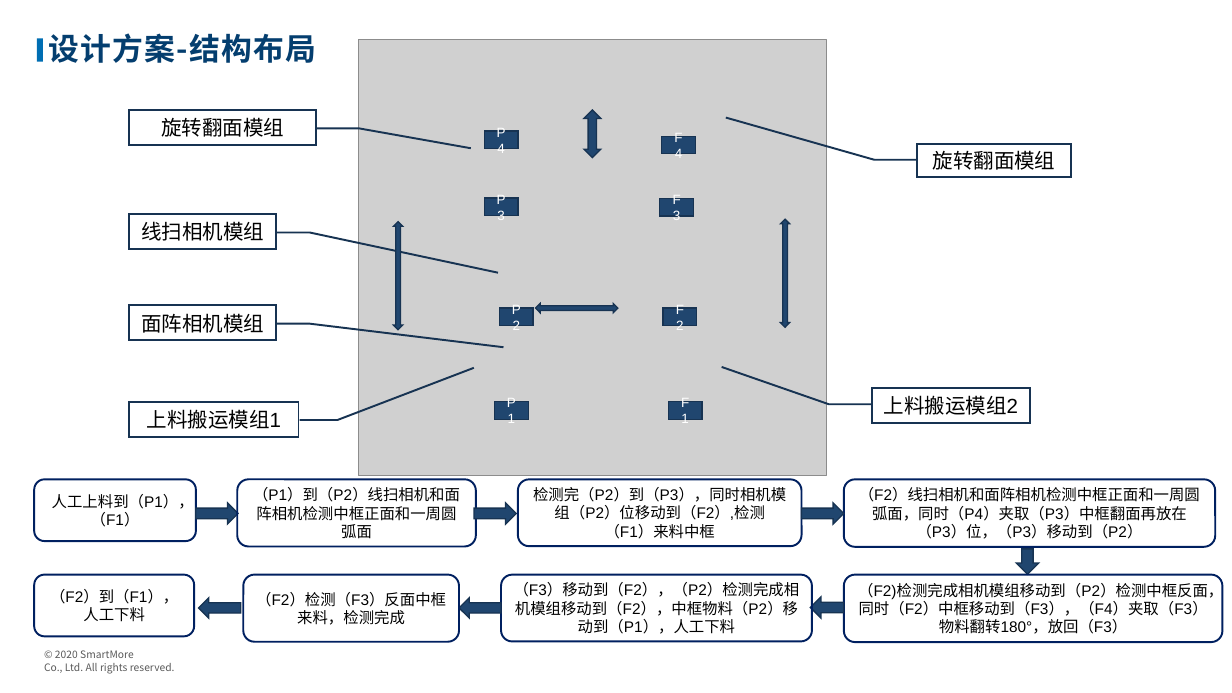
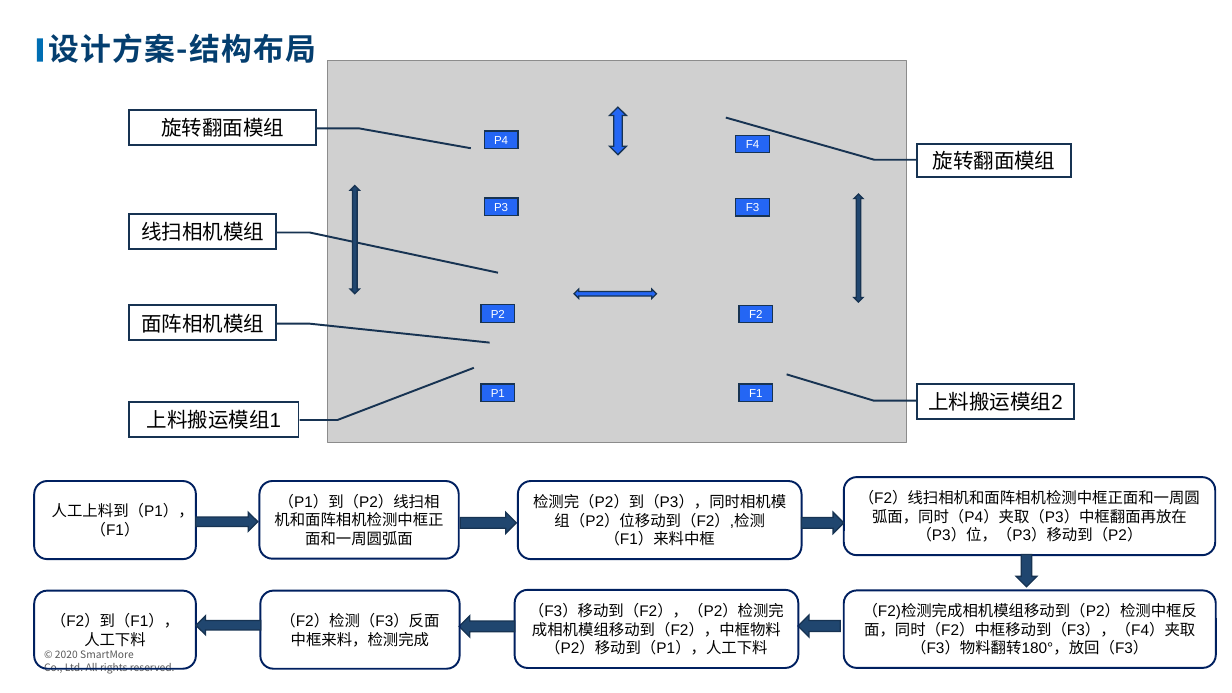
Before and after one commit to wanglvhh/Solution_2021, a slide deck: slide 10 of 2021/11/观澜富士康项目/样机方案/中框检测样机解决方案.pptx. Drawn at 1232x693 pixels with LibreOffice and Linux fonts; fonts in the diff are those of the drawing; grey boxes stand for pictures; background and template pictures are left out. Boxes give left, top, right and bottom in pixels: in the first picture for what was removed or moved away, otherwise in the second. Text is boxed around its words. In the diff, an @@ line names an element or a change of style, - is before the commit and + after.

Commit message:
Update 手机中框样机方案

```diff
--- a/2021/11/观澜富士康项目/样机方案/中框检测样机解决方案.pptx
+++ b/2021/11/观澜富士康项目/样机方案/中框检测样机解决方案.pptx
@@ picture: place and size @@
-picture at (359,40,827,476)
+picture at (328,61,908,443)
@@ left right arrow: place and size @@
-left right arrow at (584,110,601,158)
+left right arrow at (610,107,627,155)
@@ left right arrow at (610,107,627,155): fill #20466F to #2466F4 @@
@@ rectangle "F4": place and size @@
-rectangle "F4" at (662,137,695,154)
+rectangle "F4" at (736,135,769,152)
@@ left right arrow: place and size @@
-left right arrow at (393,221,403,329)
+left right arrow at (350,185,359,293)
@@ rectangle "F3": place and size @@
-rectangle "F3" at (660,199,693,216)
+rectangle "F3" at (736,199,769,216)
@@ left right arrow: place and size @@
-left right arrow at (781,220,790,328)
+left right arrow at (854,194,864,302)
@@ left right arrow at (574,289,656,299): fill #20466F to #2466F4 @@
@@ left right arrow: place and size @@
-left right arrow at (536,303,618,312)
+left right arrow at (574,289,656,299)
@@ rectangle "P2": place and size @@
-rectangle "P2" at (500,308,533,325)
+rectangle "P2" at (481,305,514,323)
@@ rectangle "F2": place and size @@
-rectangle "F2" at (664,308,697,325)
+rectangle "F2" at (739,305,773,323)
@@ rectangle "P1": place and size @@
-rectangle "P1" at (494,402,528,420)
+rectangle "P1" at (481,384,514,402)
@@ size 10.5 to 9 pt; fill #20466F to #2466F4 in 8 elements at (484,198,518,215), (484,131,518,149), (481,305,514,323), (481,384,514,402), (736,199,769,216), (736,135,769,152), (739,305,773,323), (739,384,773,402) @@
@@ rectangle "F1": place and size @@
-rectangle "F1" at (668,402,701,420)
+rectangle "F1" at (739,384,773,402)
@@ border callout "上料搬运模组2": place and size @@
-border callout "上料搬运模组2" at (872,388,1030,423)
+border callout "上料搬运模组2" at (917,384,1074,420)
@@ border callout "上料搬运模组2" at (917,384,1074,420): proportions changed @@
@@ rounded rectangle "（F2）线扫相机和面阵相机检测中框正面和一周圆弧面，同时（P4）夹取（P3）中框翻面再放在（P3）位，（P3）移动到（P ...": place and size @@
-rounded rectangle "（F2）线扫相机和面阵相机检测中框正面和一周圆弧面，同时（P4）夹取（P3）中框翻面再放在（P3）位，（P3）移动到（P ..." at (844,480,1215,547)
+rounded rectangle "（F2）线扫相机和面阵相机检测中框正面和一周圆弧面，同时（P4）夹取（P3）中框翻面再放在（P3）位，（P3）移动到（P ..." at (844,477,1215,555)
@@ rounded rectangle "人工上料到（P1），（F1）": place and size @@
-rounded rectangle "人工上料到（P1），（F1）" at (34,480,196,542)
+rounded rectangle "人工上料到（P1），（F1）" at (34,482,196,560)
@@ rounded rectangle "（P1）到（P2）线扫相机和面阵相机检测中框正面和一周圆弧面": place and size @@
-rounded rectangle "（P1）到（P2）线扫相机和面阵相机检测中框正面和一周圆弧面" at (238,480,476,547)
+rounded rectangle "（P1）到（P2）线扫相机和面阵相机检测中框正面和一周圆弧面" at (260,482,459,559)
@@ rounded rectangle "检测完（P2）到（P3），同时相机模组（P2）位移动到（F2）,检测（F1）来料中框": place and size @@
-rounded rectangle "检测完（P2）到（P3），同时相机模组（P2）位移动到（F2）,检测（F1）来料中框" at (518,480,801,546)
+rounded rectangle "检测完（P2）到（P3），同时相机模组（P2）位移动到（F2）,检测（F1）来料中框" at (518,482,801,560)
@@ right arrow: place and size @@
-right arrow at (196,503,238,524)
+right arrow at (196,512,258,531)
@@ right arrow: place and size @@
-right arrow at (474,503,517,524)
+right arrow at (460,512,517,533)
@@ right arrow: place and size @@
-right arrow at (802,503,845,524)
+right arrow at (802,512,845,533)
@@ down arrow: place and size @@
-down arrow at (1017,549,1039,575)
+down arrow at (1017,555,1037,587)
@@ rounded rectangle "（F2）到（F1），人工下料": place and size @@
-rounded rectangle "（F2）到（F1），人工下料" at (34,575,194,637)
+rounded rectangle "（F2）到（F1），人工下料" at (34,591,196,669)
@@ rounded rectangle "（F2）检测（F3）反面中框来料，检测完成": place and size @@
-rounded rectangle "（F2）检测（F3）反面中框来料，检测完成" at (243,575,458,642)
+rounded rectangle "（F2）检测（F3）反面中框来料，检测完成" at (261,591,460,669)
@@ rounded rectangle "（F3）移动到（F2），（P2）检测完成相机模组移动到（F2），中框物料（P2）移动到（P1），人工下料": place and size @@
-rounded rectangle "（F3）移动到（F2），（P2）检测完成相机模组移动到（F2），中框物料（P2）移动到（P1），人工下料" at (501,575,811,641)
+rounded rectangle "（F3）移动到（F2），（P2）检测完成相机模组移动到（F2），中框物料（P2）移动到（P1），人工下料" at (515,590,799,668)
@@ rounded rectangle "（F2)检测完成相机模组移动到（P2）检测中框反面，同时（F2）中框移动到（F3），（F4）夹取（F3）物料翻转180° ...": place and size @@
-rounded rectangle "（F2)检测完成相机模组移动到（P2）检测中框反面，同时（F2）中框移动到（F3），（F4）夹取（F3）物料翻转180° ..." at (844,575,1223,642)
+rounded rectangle "（F2)检测完成相机模组移动到（P2）检测中框反面，同时（F2）中框移动到（F3），（F4）夹取（F3）物料翻转180° ..." at (844,591,1216,668)
@@ right arrow: place and size @@
-right arrow at (199,598,241,618)
+right arrow at (196,616,261,635)
@@ right arrow: place and size @@
-right arrow at (459,598,501,618)
+right arrow at (459,616,515,637)
@@ right arrow: place and size @@
-right arrow at (811,597,844,618)
+right arrow at (799,615,841,637)
```
Also in this commit, not shown: 6 other slides changed, 1 slide added, 1 other file.
